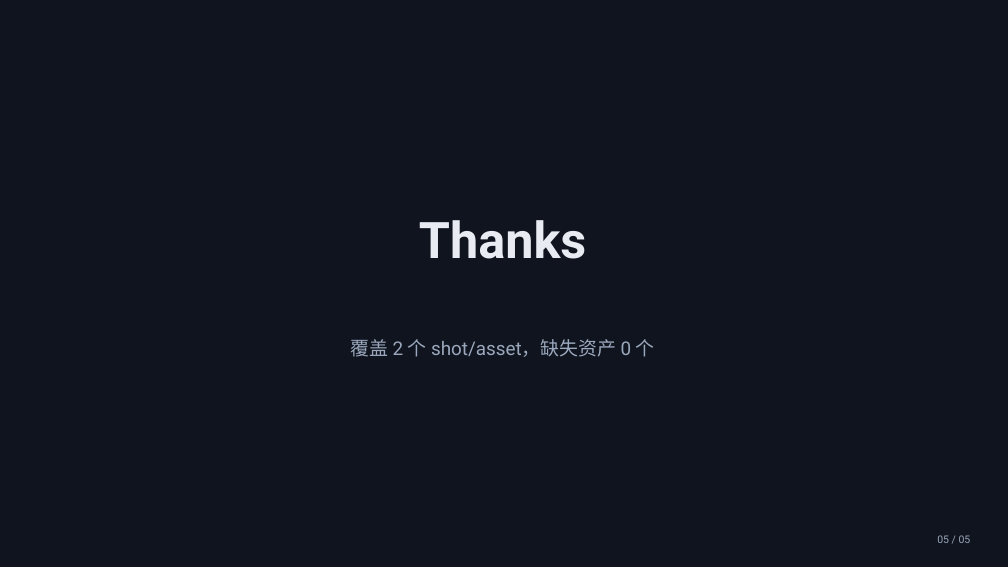
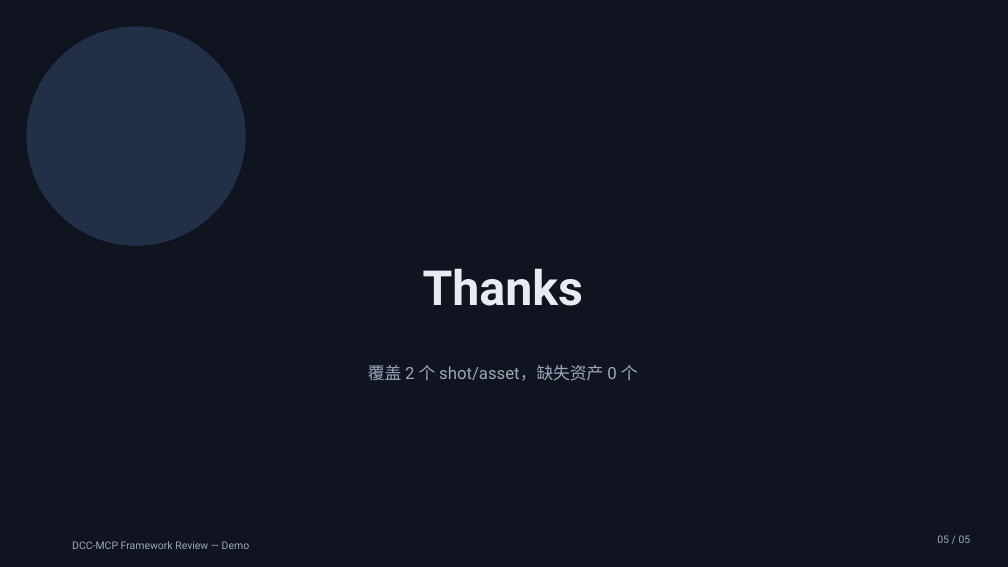
Before and after one commit to dcc-mcp/dcc-mcp-powerpoint, a slide deck: slide 5 of examples/output/review-demo/draft-review-dcc-mcp-framework.pptx. Drawn at 1008x567 pixels with LibreOffice and Linux fonts; fonts in the diff are those of the drawing. Boxes give left, top, right and bottom in pixels: in the first picture for what was removed or moved away, otherwise in the second. Text is boxed around its words. In the diff, an @@ line names an element or a change of style, - is before the commit and + after.

Commit message:
feat: showcase-grade layout system for all deck layouts (#6)
Design-system overhaul (showcase quality):
- unified content header (28pt title + accent rule) on every content slide
- editorial bullet rows (accent dot + hairline separators) replace box rows
- two-column/comparison panels with colored header strips
- kpi cards with accent top strip; architecture layers with numbered chips
  on a vertical spine; timeline with alternating above/below labels
- centered hero title cover + ghost circle accents (inset within the safe
  margin band — caught by the pixel-level bleed check)
- deck-title footer on all slides
- regenerated framework deck + review demo artifacts

```diff
--- a/examples/output/review-demo/draft-review-dcc-mcp-framework.pptx
+++ b/examples/output/review-demo/draft-review-dcc-mcp-framework.pptx
@@ ellipse added at (26, 26, 246, 246), fill #223047 @@
@@ text "Thanks": place and size @@
-text "Thanks" at (419, 220, 586, 259)
+text "Thanks" at (423, 268, 583, 306)
@@ text "Thanks" at (423, 268, 583, 306): size 48 to 46 pt @@
@@ text "覆盖 2 个 shot/asset，缺失资产 0 ...": place and size @@
-text "覆盖 2 个 shot/asset，缺失资产 0 ..." at (351, 339, 655, 357)
+text "覆盖 2 个 shot/asset，缺失资产 0 ..." at (368, 365, 638, 381)
@@ text "覆盖 2 个 shot/asset，缺失资产 0 ..." at (368, 365, 638, 381): size 18 to 16 pt @@
@@ text added at (72, 541, 250, 549), 10 pt, text #9AA7BC @@
+DCC-MCP Framework Review — Demo
```
Also in this commit, not shown: 4 other slides changed, 21 other files.
